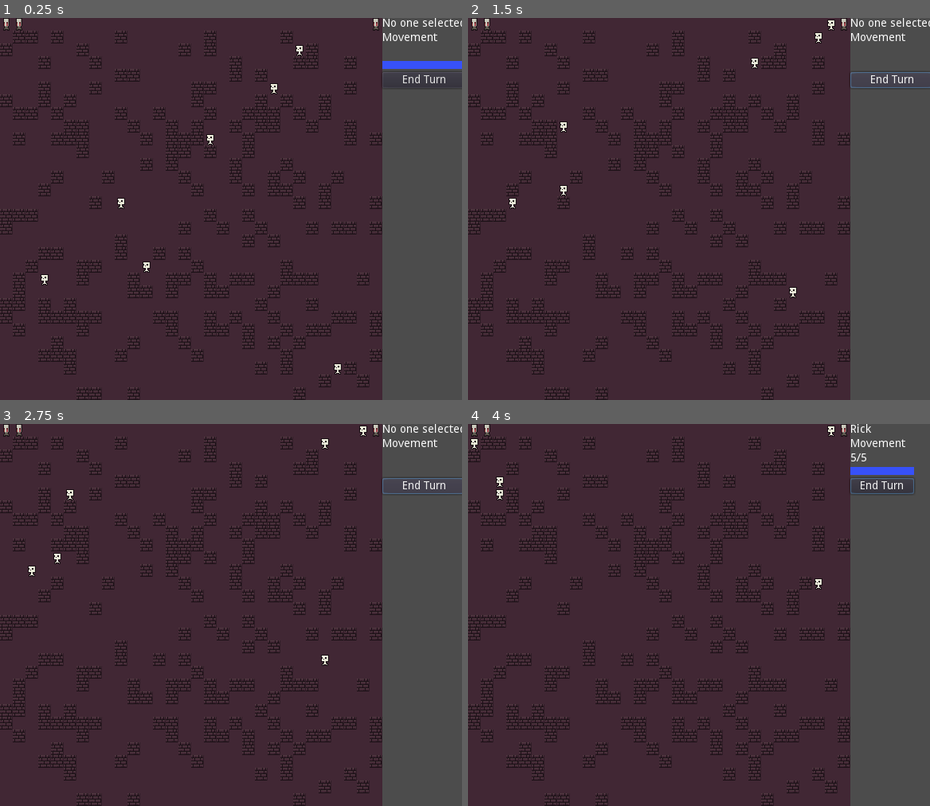
Above: before the commit, frames 1-4 (two rows, left to right).
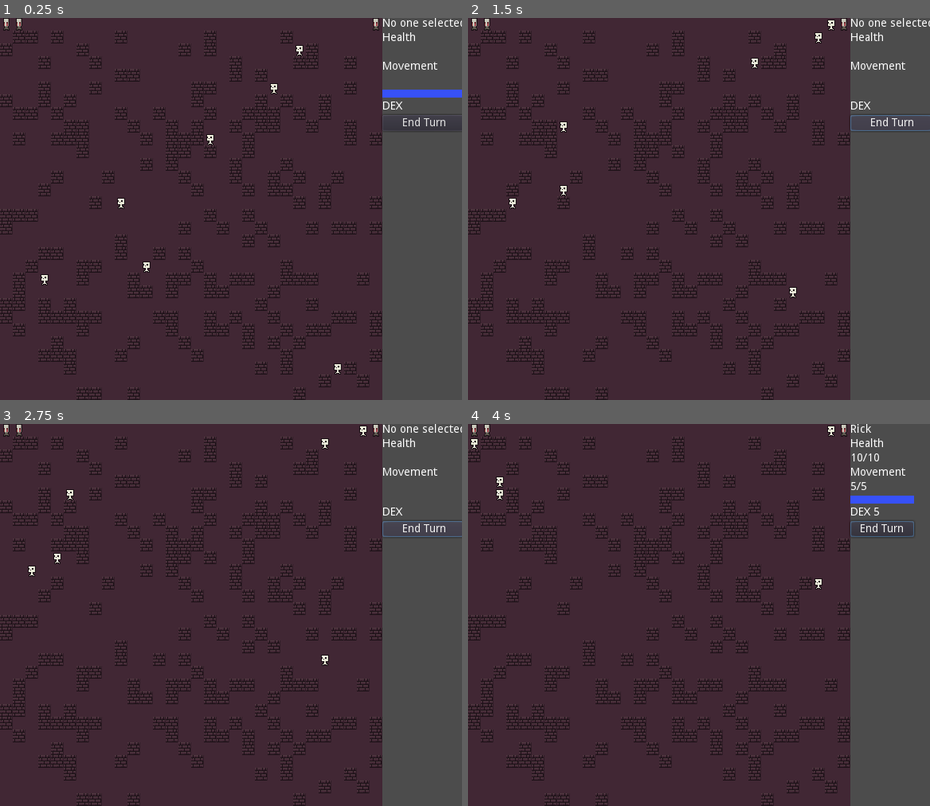
Above: after the commit, the same moments.

Repository: dyerw/ad-infernum
Game: Godot game, scene res://Game.tscn
The game is run twice, just before and just after one commit, with the same random seed, the same clock (stepped at 60 frames per second) and the same inputs.
Inputs (mouse positions are in pixels of both pictures, inside the frame that each line leads up to):
- Up to frame 1 (0.25 s): no input
- Up to frame 2 (1.5 s): click "End Turn" at 0.5 s; click "End Turn" at 1.25 s
- Up to frame 3 (2.75 s): click "End Turn" at 2 s
- Up to frame 4 (4 s): tap Enter at 2.75 s; move the mouse to (472, 431) at 2.77 s; click (472, 431) at 2.92 s; tap Space at 3.5 s; move the mouse to (486, 431) at 3.52 s; click (486, 431) at 3.67 s

The runs differ from the first frame. In frame 1, 1.1% of the frame differs, in the area x 82-100%, y 3-30%; in frame 2, 0.6%; in frame 3, 0.6%; in frame 4, 1.2%, in the area x 82-97%, y 3-30%.

Commit message:
Add health and dexterity

Diff:
--- a/scenes/EnemyEntity.tscn
+++ b/scenes/EnemyEntity.tscn
@@ -3,7 +3,7 @@
 [ext_resource path="res://scenes/Entity.tscn" type="PackedScene" id=1]
 [ext_resource path="res://scenes/EnemyEntity.gd" type="Script" id=2]
 
-[node name="EnemyEntity" index="0" instance=ExtResource( 1 )]
+[node name="EnemyEntity" instance=ExtResource( 1 )]
 script = ExtResource( 2 )
 
 [node name="EntitySprite" parent="ClickableArea2D" index="0"]
--- a/scenes/Entity.gd
+++ b/scenes/Entity.gd
@@ -6,7 +6,12 @@
 var id
 
 var current_movement_points
+var current_health
+
+# Stats
 var max_movement_points = 5
+var max_health = 10
+var dexterity = 5
 
 func init(x, y, _display_name):
 	gridX = x
@@ -40,5 +45,6 @@
 	current_movement_points = max_movement_points
 
 func _ready():
+	current_health = max_health
 	current_movement_points = max_movement_points
 	_move(gridX, gridY)
--- a/scenes/UnitDisplay.gd
+++ b/scenes/UnitDisplay.gd
@@ -3,6 +3,8 @@
 var movement_points_label
 var movement_points_bar
 var name_label
+var health_points_label
+var dex_points_label
 
 const BAR_MAX_WIDTH = 60
 const BAR_HEIGHT = 10
@@ -10,23 +12,26 @@
 func clear_entity_details():
 	name_label.text = "No one selected"
 	movement_points_label.text = ""
+	health_points_label.text = ""
+	dex_points_label.text = ""
 	movement_points_bar.rect_size = Vector2(0, BAR_HEIGHT)
 
 func show_entity_details(entity):
-	print(movement_points_bar.rect_size)
-	print(entity.display_name)
 	name_label.text = entity.display_name
+	dex_points_label.text = String(entity.dexterity)
+	health_points_label.text = String(entity.current_health) + "/" + String(entity.max_health)
 	movement_points_label.text = String(entity.current_movement_points) + "/" + String(entity.max_movement_points)
 	movement_points_bar.rect_size = Vector2(
 		(entity.current_movement_points / entity.max_movement_points) * BAR_MAX_WIDTH,
 		BAR_HEIGHT
 	)
-	print(movement_points_bar.rect_size)
 
 func _ready():
 	movement_points_label = get_node("UnitDisplayContainer/MovementPointsLabel")
 	movement_points_bar = get_node("UnitDisplayContainer/MovementBar")
 	name_label = get_node("UnitDisplayContainer/NameLabel")
+	health_points_label = get_node("UnitDisplayContainer/HealthPointsLabel")
+	dex_points_label = get_node("UnitDisplayContainer/DexContainer/DexPointsLabel")
 
 	name_label.text = "No one selected"
 
--- a/scenes/UnitDisplay.tscn
+++ b/scenes/UnitDisplay.tscn
@@ -17,28 +17,55 @@
 margin_right = 80.0
 margin_bottom = 14.0
 
-[node name="MovementTextLabel" type="Label" parent="UnitDisplayContainer"]
+[node name="HealthTextLabel" type="Label" parent="UnitDisplayContainer"]
 margin_top = 18.0
 margin_right = 80.0
 margin_bottom = 32.0
-text = "Movement"
+text = "Health"
 
-[node name="MovementPointsLabel" type="Label" parent="UnitDisplayContainer"]
+[node name="HealthPointsLabel" type="Label" parent="UnitDisplayContainer"]
 margin_top = 36.0
 margin_right = 80.0
 margin_bottom = 50.0
 
-[node name="MovementBar" type="ColorRect" parent="UnitDisplayContainer"]
+[node name="MovementTextLabel" type="Label" parent="UnitDisplayContainer"]
 margin_top = 54.0
 margin_right = 80.0
-margin_bottom = 64.0
+margin_bottom = 68.0
+text = "Movement"
+
+[node name="MovementPointsLabel" type="Label" parent="UnitDisplayContainer"]
+margin_top = 72.0
+margin_right = 80.0
+margin_bottom = 86.0
+
+[node name="MovementBar" type="ColorRect" parent="UnitDisplayContainer"]
+margin_top = 90.0
+margin_right = 80.0
+margin_bottom = 100.0
 rect_min_size = Vector2( 0, 10 )
 color = Color( 0.219608, 0.321569, 0.976471, 1 )
 
+[node name="DexContainer" type="HBoxContainer" parent="UnitDisplayContainer"]
+margin_top = 104.0
+margin_right = 80.0
+margin_bottom = 118.0
+
+[node name="DexTextLabel" type="Label" parent="UnitDisplayContainer/DexContainer"]
+margin_right = 25.0
+margin_bottom = 14.0
+text = "DEX"
+
+[node name="DexPointsLabel" type="Label" parent="UnitDisplayContainer/DexContainer"]
+margin_left = 29.0
+margin_right = 29.0
+margin_bottom = 14.0
+align = 2
+
 [node name="EndTurnButton" type="Button" parent="UnitDisplayContainer"]
-margin_top = 68.0
+margin_top = 122.0
 margin_right = 80.0
-margin_bottom = 88.0
+margin_bottom = 142.0
 text = "End Turn"
 
 [connection signal="pressed" from="UnitDisplayContainer/EndTurnButton" to="." method="_on_EndTurnButton_pressed"]
